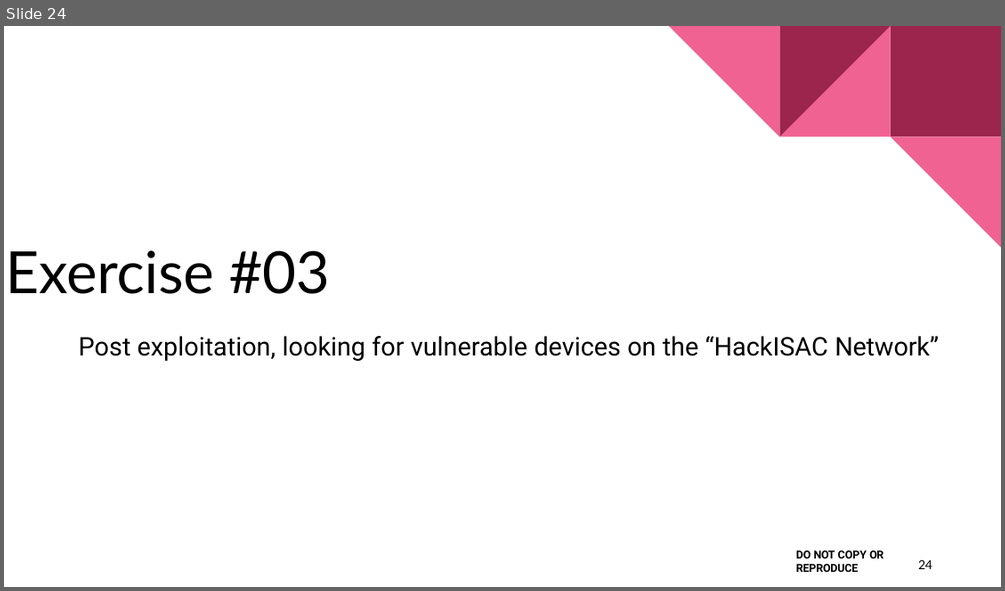
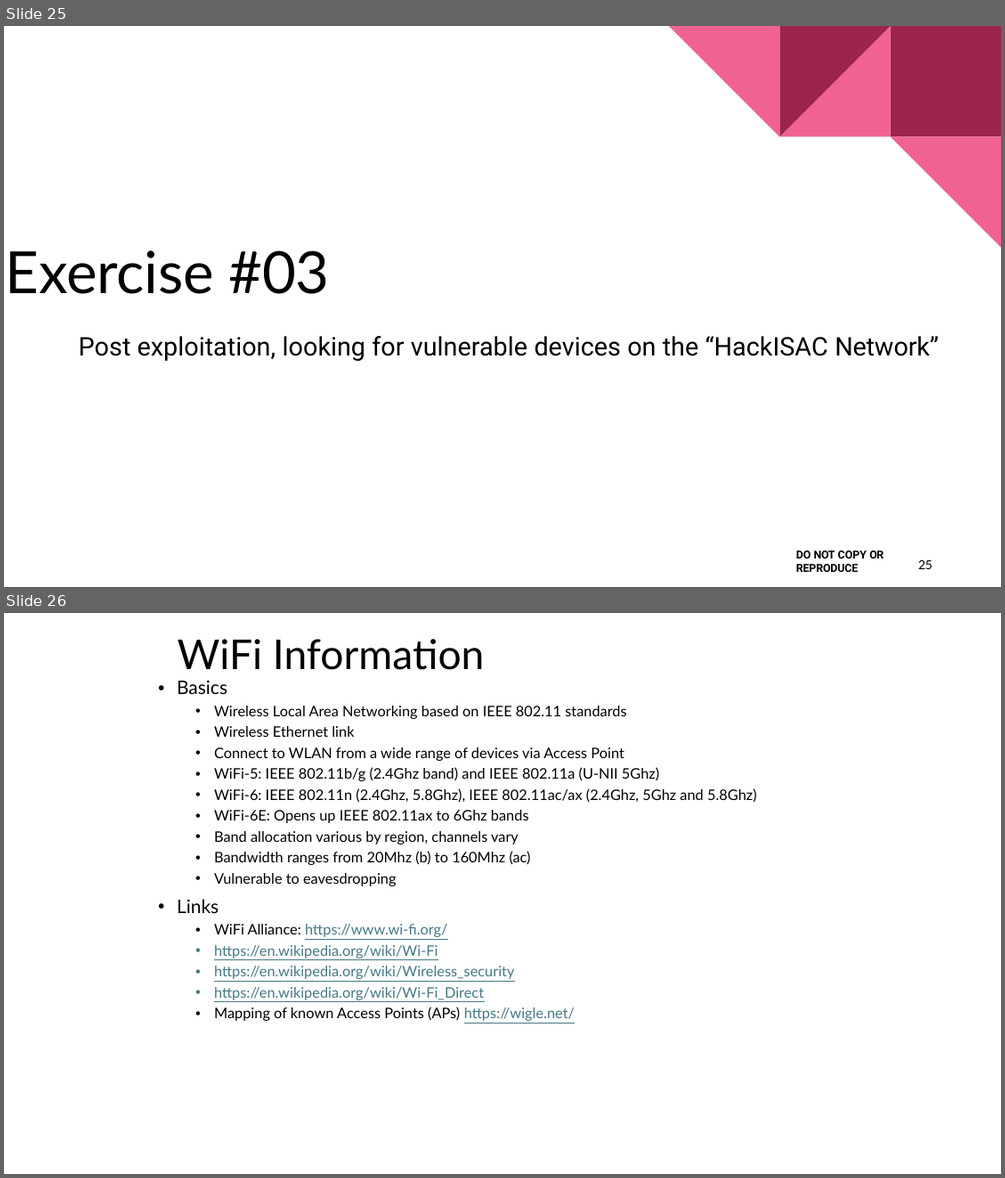
Before and after one commit to nprobert/AutoISAC-ACT-AdvWireless, a slide deck: 3 ACT AW - WiFi.pptx. Shown one above the other, each under a label of ours: slide 24 before the commit, slides 25 and 26 after it. The pictures are 1005x591 and 1005x1178 pixels, drawn with LibreOffice and Linux fonts; fonts in the diff are those of the drawing. Boxes give left, top, right and bottom in pixels: in the first picture for what was removed or moved away, otherwise in the second. Text is boxed around its words. In the diff, an @@ line names an element or a change of style, - is before the commit and + after.

Commit message:
Added more information

```diff
--- a/3 ACT AW - WiFi.pptx
+++ b/3 ACT AW - WiFi.pptx
@@ slide 26 added at (x1=4, y1=613, x2=1001, y2=1174), background #FFFFFF @@
@@ title added at (x1=178, y1=639, x2=485, y2=670), 39.6 pt, text #000000 @@
+WiFi Information
@@ text added at (x1=177, y1=680, x2=757, y2=1021), 14 pt, text #000000 @@
+• Basics
+  • Wireless Local Area Networking based on IEEE 802.11 standards
+  • Wireless Ethernet link
+  • Connect to WLAN from a wide range of devices via Access Point
+  • WiFi-5: IEEE 802.11b/g (2.4Ghz band) and IEEE 802.11a (U-NII 5Ghz)
+  • WiFi-6: IEEE 802.11n (2.4Ghz, 5.8Ghz), IEEE 802.11ac/ax (2.4Ghz, 5Ghz and 5.8Ghz)
+  • WiFi-6E: Opens up IEEE 802.11ax to 6Ghz bands
+  • Band allocation various by region, channels vary
+  • Bandwidth ranges from 20Mhz (b) to 160Mhz (ac)
+  • Vulnerable to eavesdropping
+• Links
+  • WiFi Alliance: https://www.wi-fi.org/
+  • https://en.wikipedia.org/wiki/Wi-Fi
+  • https://en.wikipedia.org/wiki/Wireless_security
+  • https://en.wikipedia.org/wiki/Wi-Fi_Direct
+  • Mapping of known Access Points (APs) https://wigle.net/
@@ what was slide 24 is now slide 25 @@
@@ page number at (x1=918, y1=560, x2=932, y2=569): text changed @@
-24
+25
```
Also in this commit, not shown: 6 other slides added, 12 other files.
